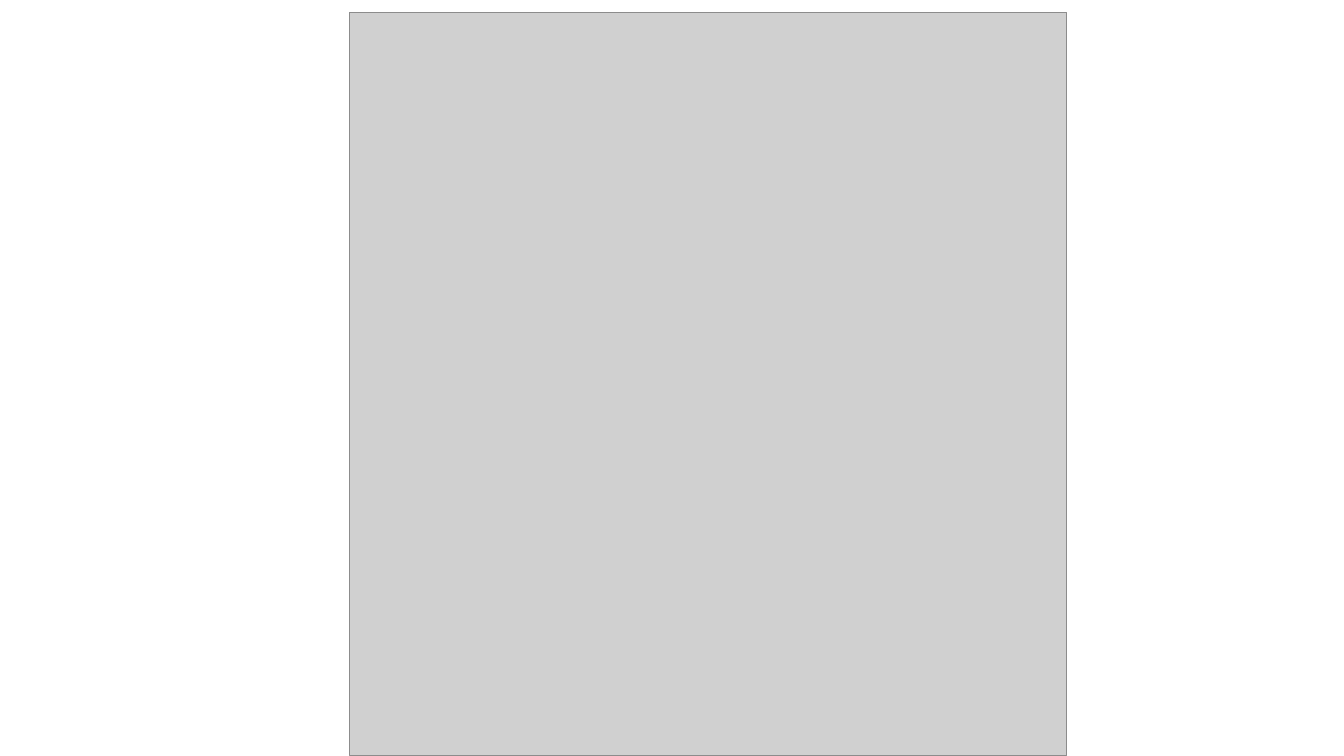
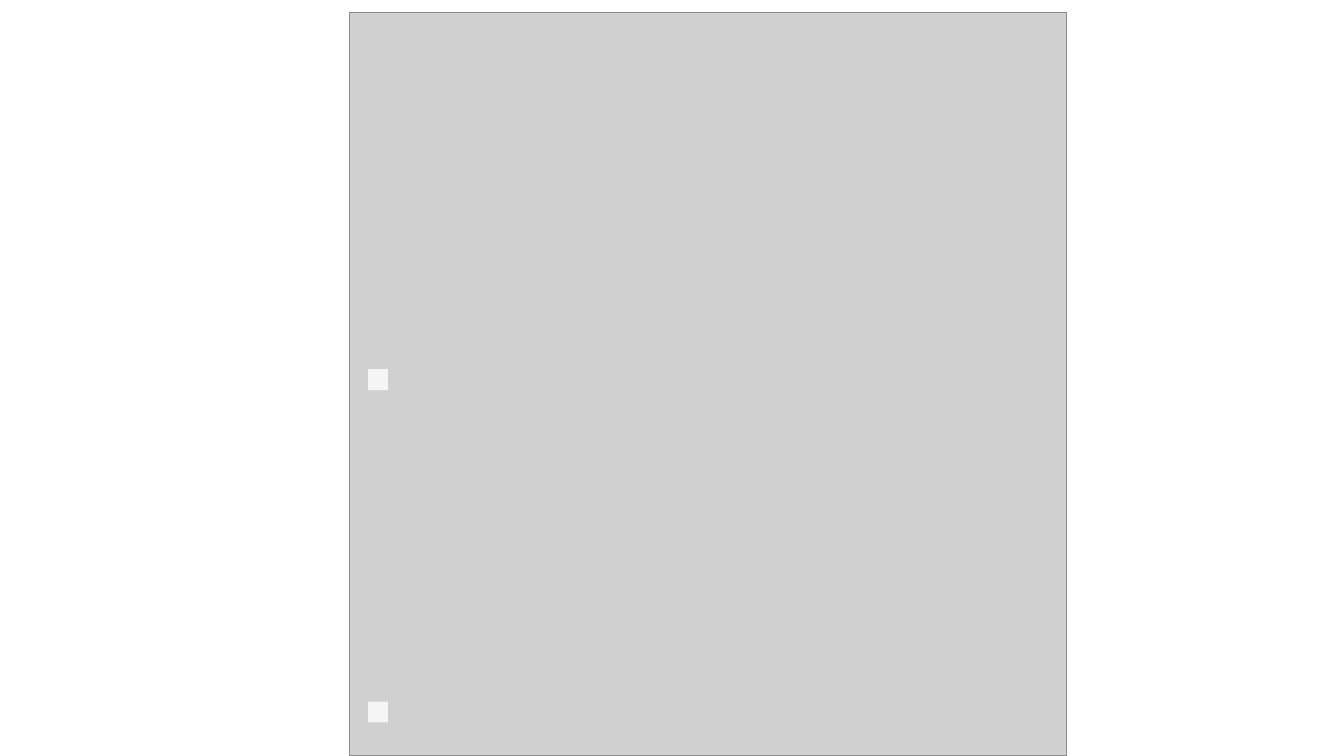
Before and after one commit to marissadyck/reproducible-research-R-ASM, a slide deck: slide 13 of docs/Reproducible research in R.pptx. Drawn at 1344x756 pixels with LibreOffice and Linux fonts; fonts in the diff are those of the drawing; grey boxes stand for pictures. Boxes give left, top, right and bottom in pixels: in the first picture for what was removed or moved away, otherwise in the second. Text is boxed around its words. In the diff, an @@ line names an element or a change of style, - is before the commit and + after.

```diff
--- a/docs/Reproducible research in R.pptx
+++ b/docs/Reproducible research in R.pptx
@@ rectangle added at (368, 369, 388, 390), fill #F6F5F5 @@
@@ rectangle added at (368, 702, 388, 723), fill #F6F5F5 @@
```
Also in this commit, not shown: 5 other slides changed, 1 slide added, 7 other files.
